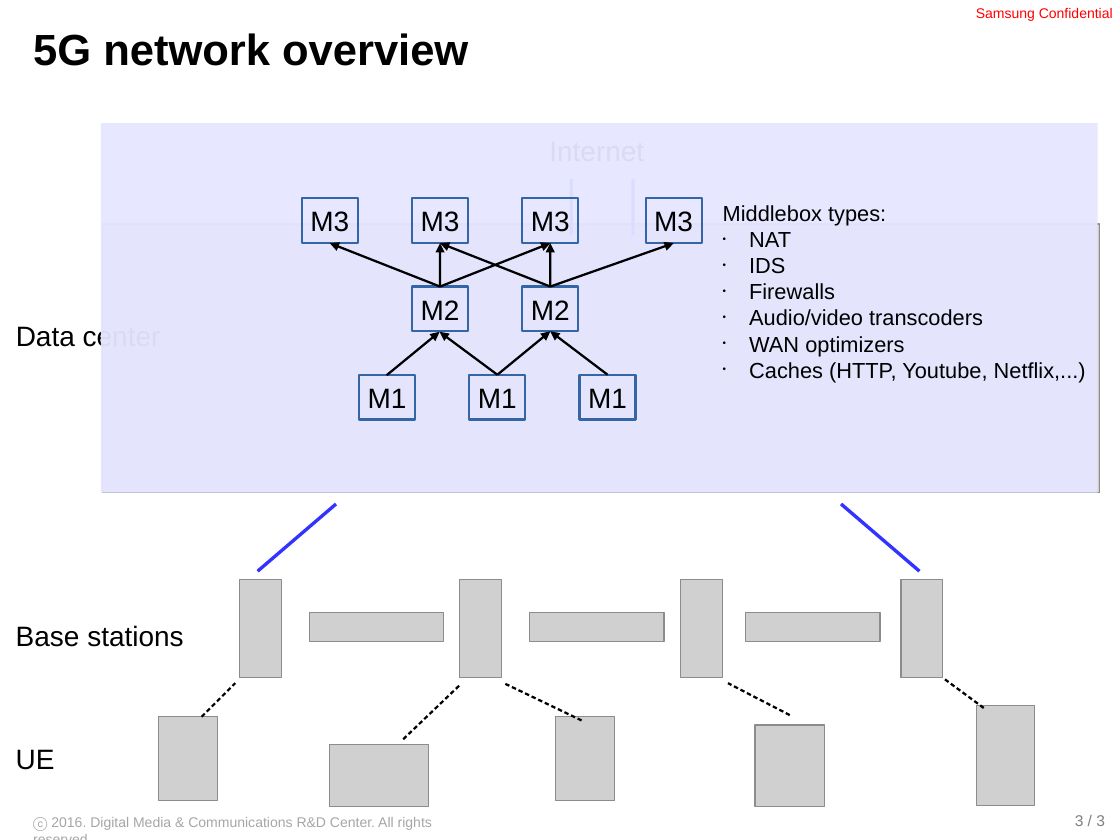
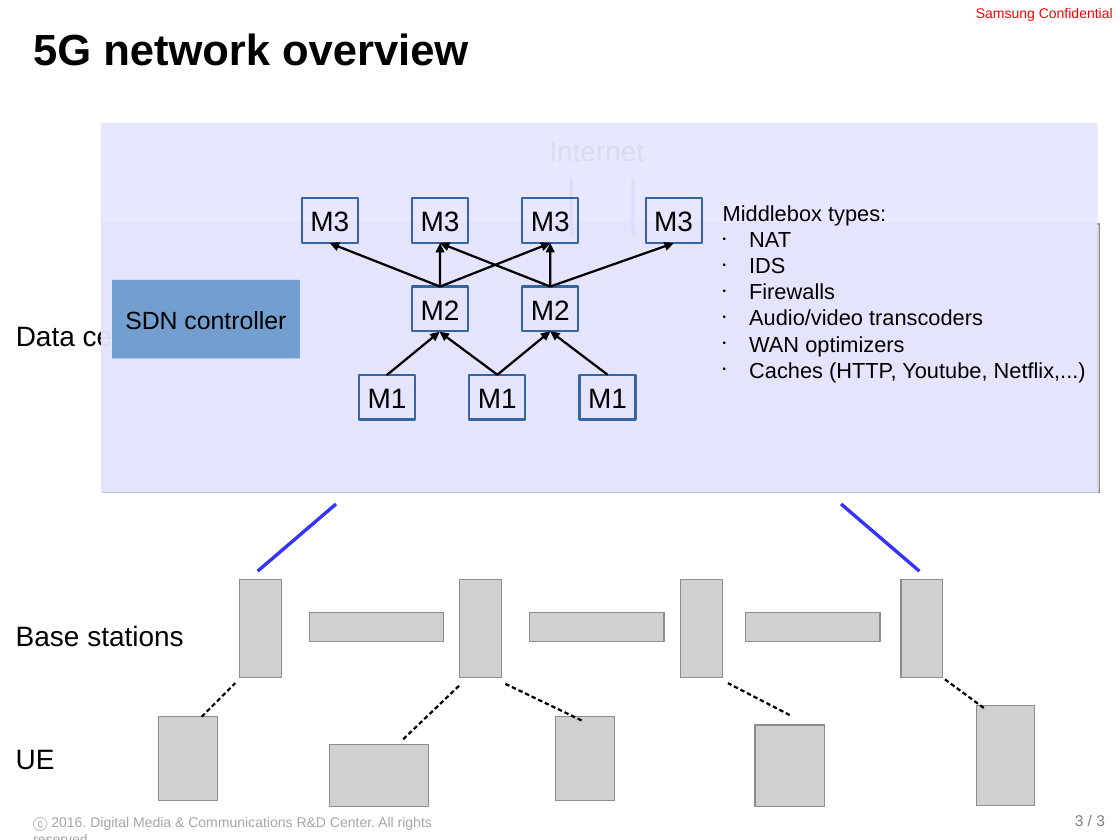
Before and after one commit to ryzhyk/cocoon, a slide deck: slide 3 of doc/distsys_talk_03_09_16.odp. Drawn at 1120x840 pixels with LibreOffice and Linux fonts; fonts in the diff are those of the drawing; grey boxes stand for pictures; background and template pictures are left out. Boxes give left, top, right and bottom in pixels: in the first picture for what was removed or moved away, otherwise in the second. Text is boxed around its words. In the diff, an @@ line names an element or a change of style, - is before the commit and + after.

```diff
--- a/doc/distsys_talk_03_09_16.odp
+++ b/doc/distsys_talk_03_09_16.odp
@@ rectangle added at [112, 280, 300, 358], fill #729FCF, 16 pt, text #000000 @@
+SDN controller
```
Also in this commit, not shown: 1 other slide changed.
